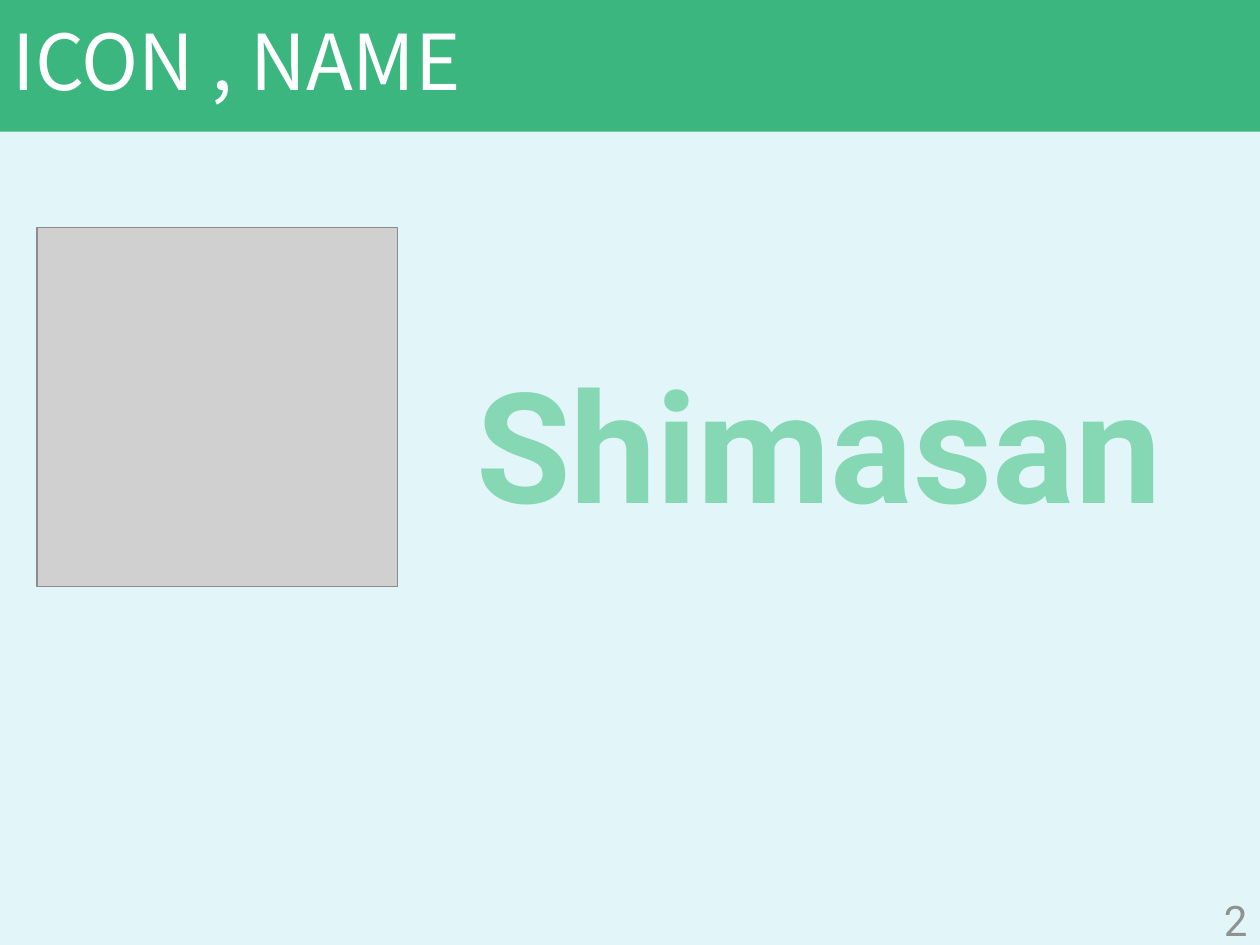
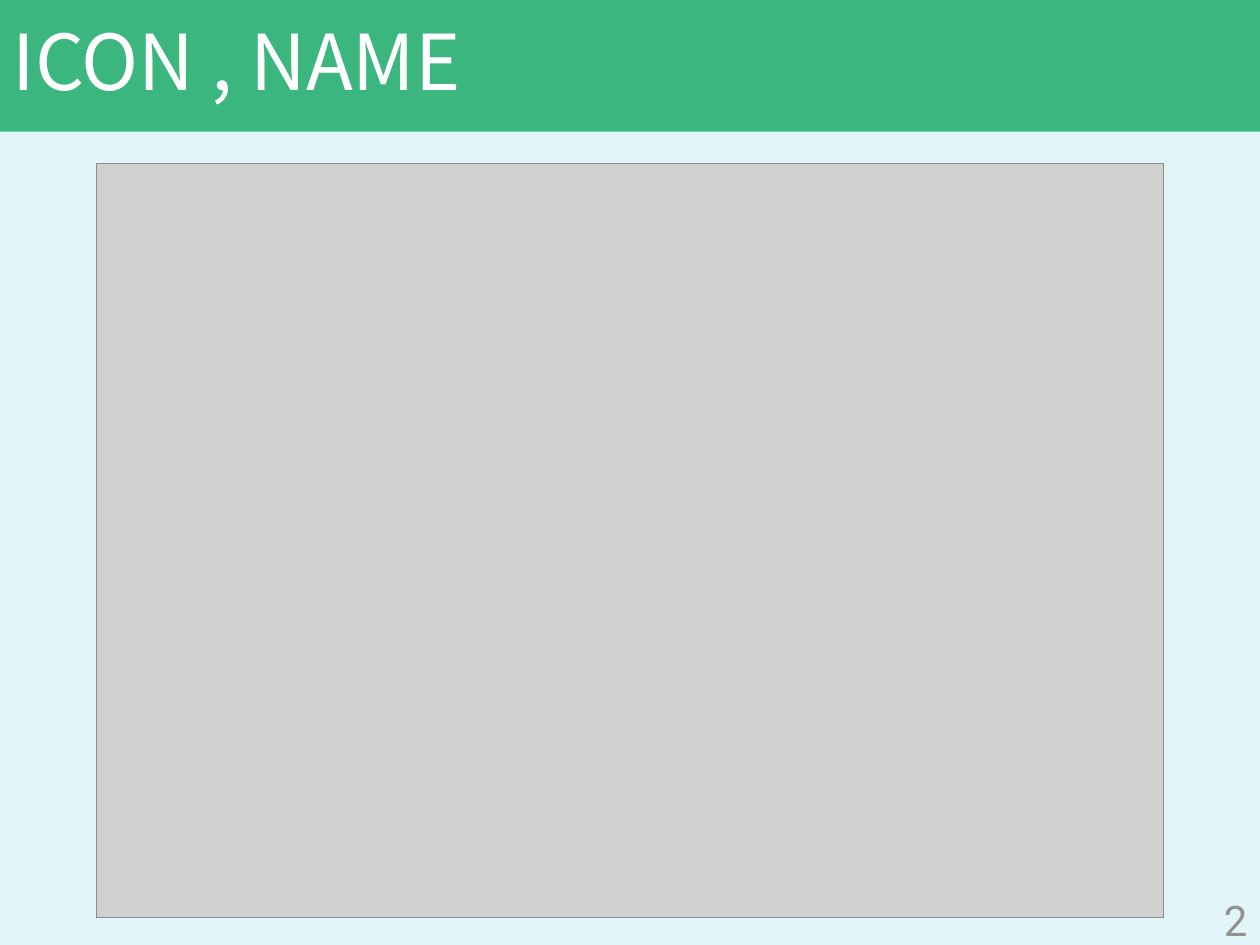
Before and after one commit to koheikobayashi/AR-name-card, a slide deck: slide 2 of Simple_AR_CARD-master/template.pptx. Drawn at 1260x945 pixels with LibreOffice and Linux fonts; fonts in the diff are those of the drawing; grey boxes stand for pictures. Boxes give left, top, right and bottom in pixels: in the first picture for what was removed or moved away, otherwise in the second. Text is boxed around its words. In the diff, an @@ line names an element or a change of style, - is before the commit and + after.

Commit message:
update pptx

```diff
--- a/Simple_AR_CARD-master/template.pptx
+++ b/Simple_AR_CARD-master/template.pptx
@@ picture added at (x1=97, y1=164, x2=1164, y2=919) @@
@@ picture removed at (x1=37, y1=227, x2=397, y2=586) @@
@@ text removed at (x1=476, y1=387, x2=1161, y2=505) @@
-Shimasan
```
Also in this commit, not shown: 1 other slide changed.
